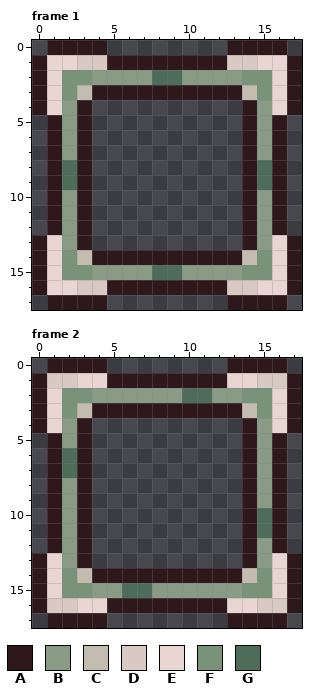
Two versions of one pixel-art file, sprites/ui/selection.aseprite. Above, as it was before the edit.
18x18 pixels, 6 frames. Shown: frame 1, frame 2. The commit also changed other frames, which this record leaves out.
Palette (. is transparent): A #2e181c  B #8a9b85  C #c4bbb1  D #d8cac3  E #e9d6d3  F #79927a  G #4d6c5a
Pixels before, frame 1, first column x 0:
 0 .AAAA........AAAA.
 1 AEEDDAAAAAAAADDEEA
 2 AEFFBBBBGGBBBBFFEA
 3 AEFCAAAAAAAAAACFEA
 4 AEBA..........ABEA
 5 .ABA..........ABA.
 6 .ABA..........ABA.
 7 .ABA..........ABA.
 8 .AGA..........AGA.
 9 .AGA..........AGA.
10 .ABA..........ABA.
11 .ABA..........ABA.
12 .ABA..........ABA.
13 AEBA..........ABEA
14 AEFCAAAAAAAAAACFEA
15 AEFFBBBBGGBBBBFFEA
16 AEEDDAAAAAAAADDEEA
17 .AAAA........AAAA.
Pixels before, frame 2, first column x 0:
 0 .AAAA........AAAA.
 1 ADDEEAAAAAAAAEEDDA
 2 AEFFBBBBBBGGBBFFEA
 3 AEFCAAAAAAAAAACFEA
 4 AEBA..........ABEA
 5 .ABA..........ABA.
 6 .AGA..........ABA.
 7 .AGA..........ABA.
 8 .ABA..........ABA.
 9 .ABA..........ABA.
10 .ABA..........AGA.
11 .ABA..........AGA.
12 .ABA..........ABA.
13 AEBA..........ABEA
14 AEFCAAAAAAAAAACFEA
15 AEFFBBGGBBBBBBFFEA
16 ADDEEAAAAAAAAEEDDA
17 .AAAA........AAAA.
Once edited:
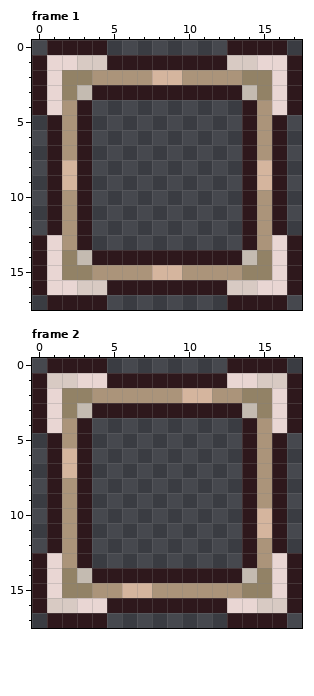
Edits made:
layer "yellow" added
layer "Layer 1" removed
colour B: #8a9b85 -> #ab947a
colour F: #79927a -> #928266
colour G: #4d6c5a -> #d5b59e
